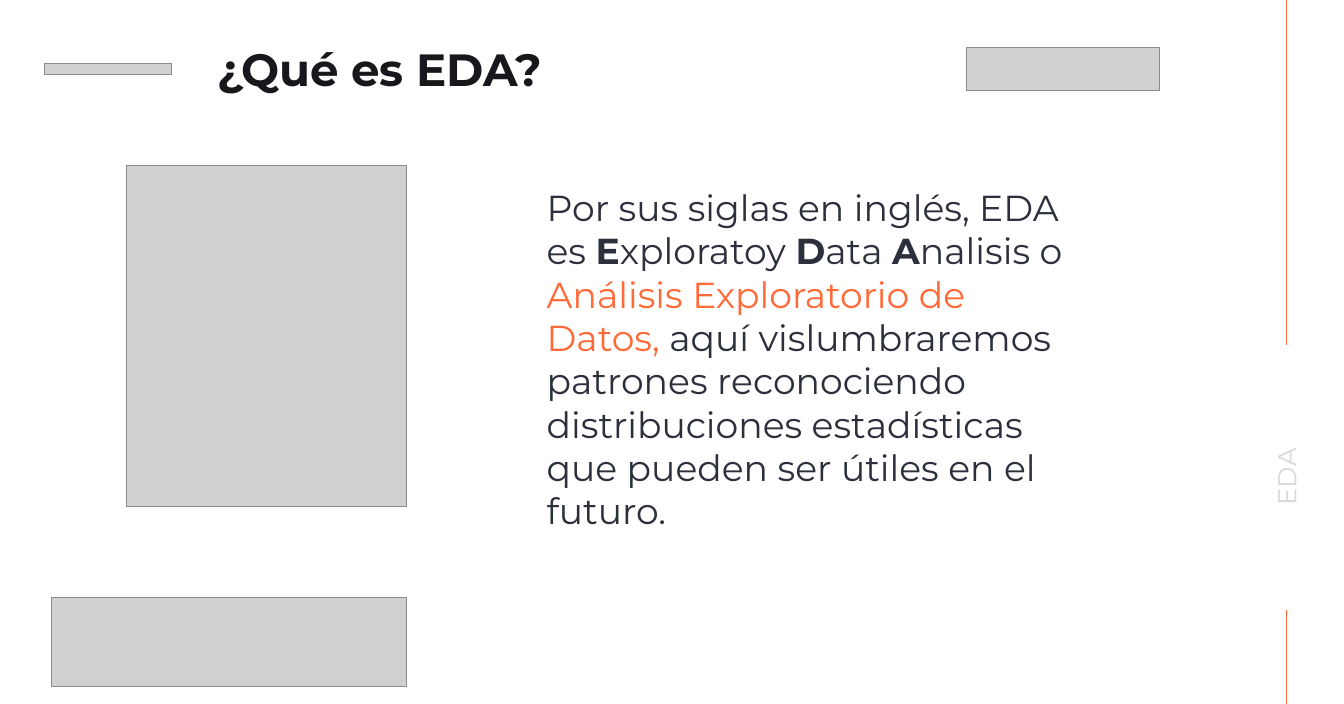
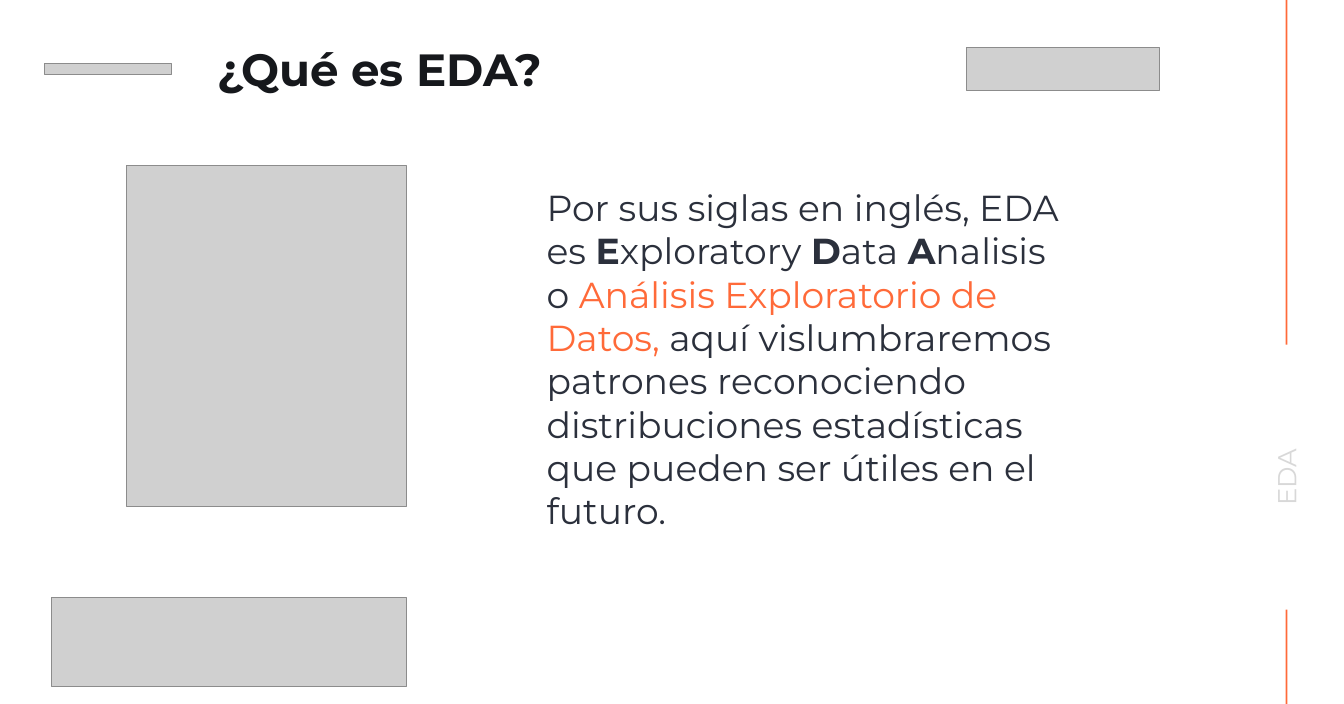
Before and after one commit to yessespinosa/Equipo-10-Prototype-day, a slide deck: slide 12 of Equipo 10 - Prototype Day.pptx. Drawn at 1344x704 pixels with LibreOffice and Linux fonts; fonts in the diff are those of the drawing; grey boxes stand for pictures. Boxes give left, top, right and bottom in pixels: in the first picture for what was removed or moved away, otherwise in the second. Text is boxed around its words. In the diff, an @@ line names an element or a change of style, - is before the commit and + after.

```diff
--- a/Equipo 10 - Prototype Day.pptx
+++ b/Equipo 10 - Prototype Day.pptx
@@ text at [547, 194, 1059, 524]: text changed @@
-Por sus siglas en inglés, EDA es Exploratoy Data Analisis o Análisis Exploratorio de Datos, aquí vislumbraremos patrones reconociendo distribuciones estadísticas que pueden ser útiles en el futuro.
+Por sus siglas en inglés, EDA es Exploratory Data Analisis o Análisis Exploratorio de Datos, aquí vislumbraremos patrones reconociendo distribuciones estadísticas que pueden ser útiles en el futuro.
```
Also in this commit, not shown: 13 other slides changed, 4 slides added.
